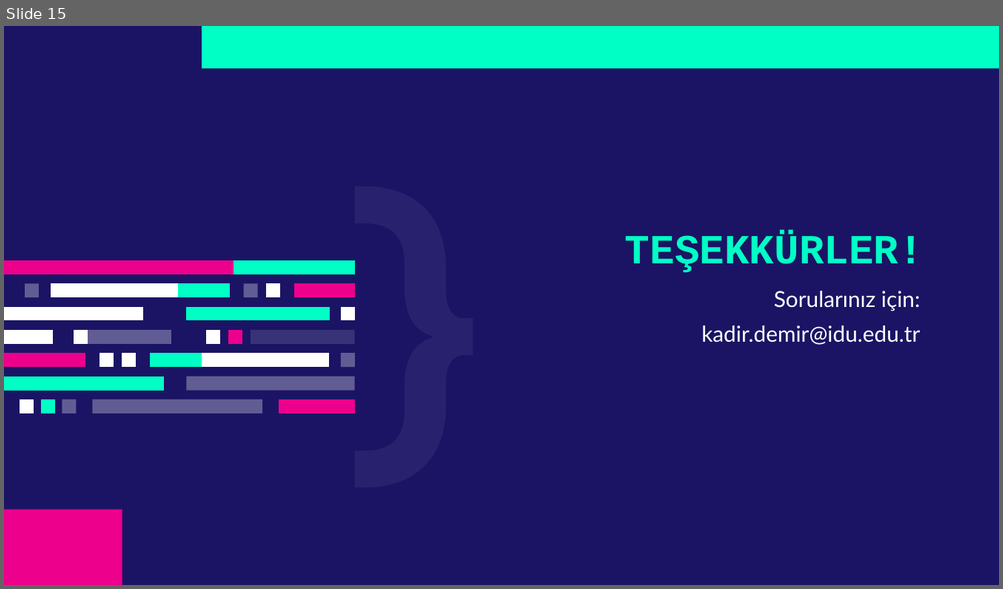
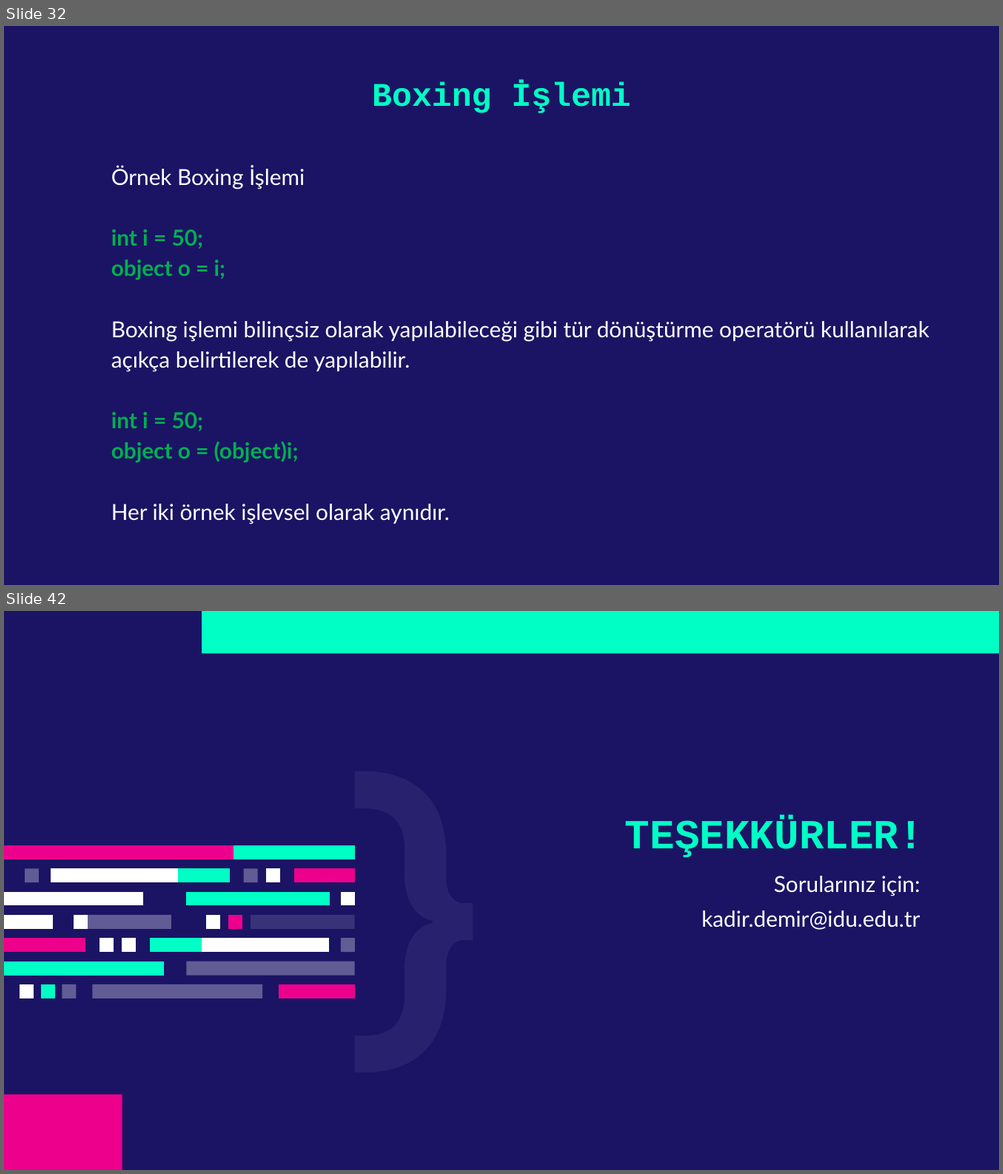
Before and after one commit to kadirdemir/C-Sharp-2022, a slide deck: Tür Dönüşümü.pptx. Shown one above the other, each under a label of ours: slide 15 before the commit, slides 32 and 42 after it; the slides between them are not shown. The pictures are 1003x589 and 1003x1174 pixels, drawn with LibreOffice and Linux fonts; fonts in the diff are those of the drawing. Boxes give left, top, right and bottom in pixels: in the first picture for what was removed or moved away, otherwise in the second. Text is boxed around its words. In the diff, an @@ line names an element or a change of style, - is before the commit and + after.

```diff
--- a/Tür Dönüşümü.pptx
+++ b/Tür Dönüşümü.pptx
@@ slide 32 added at <box>4,26,999,585</box>, background #1B1464 @@
@@ title added at <box>372,82,630,113</box>, 24 pt, text #00FFC5, bold @@
+Boxing İşlemi
@@ text added at <box>111,166,929,525</box>, 16 pt, text #FFFFFF @@
+Örnek Boxing İşlemi
+int i = 50;
+object o = i;
+Boxing işlemi bilinçsiz olarak yapılabileceği gibi tür dönüştürme operatörü kullanılarak açıkça belirtilerek de yapılabilir.
+int i = 50;
+object o = (object)i;
+Her iki örnek işlevsel olarak aynıdır.
@@ what was slide 15 is now slide 42 @@
```
Also in this commit, not shown: 4 slides changed, 26 other slides added.
